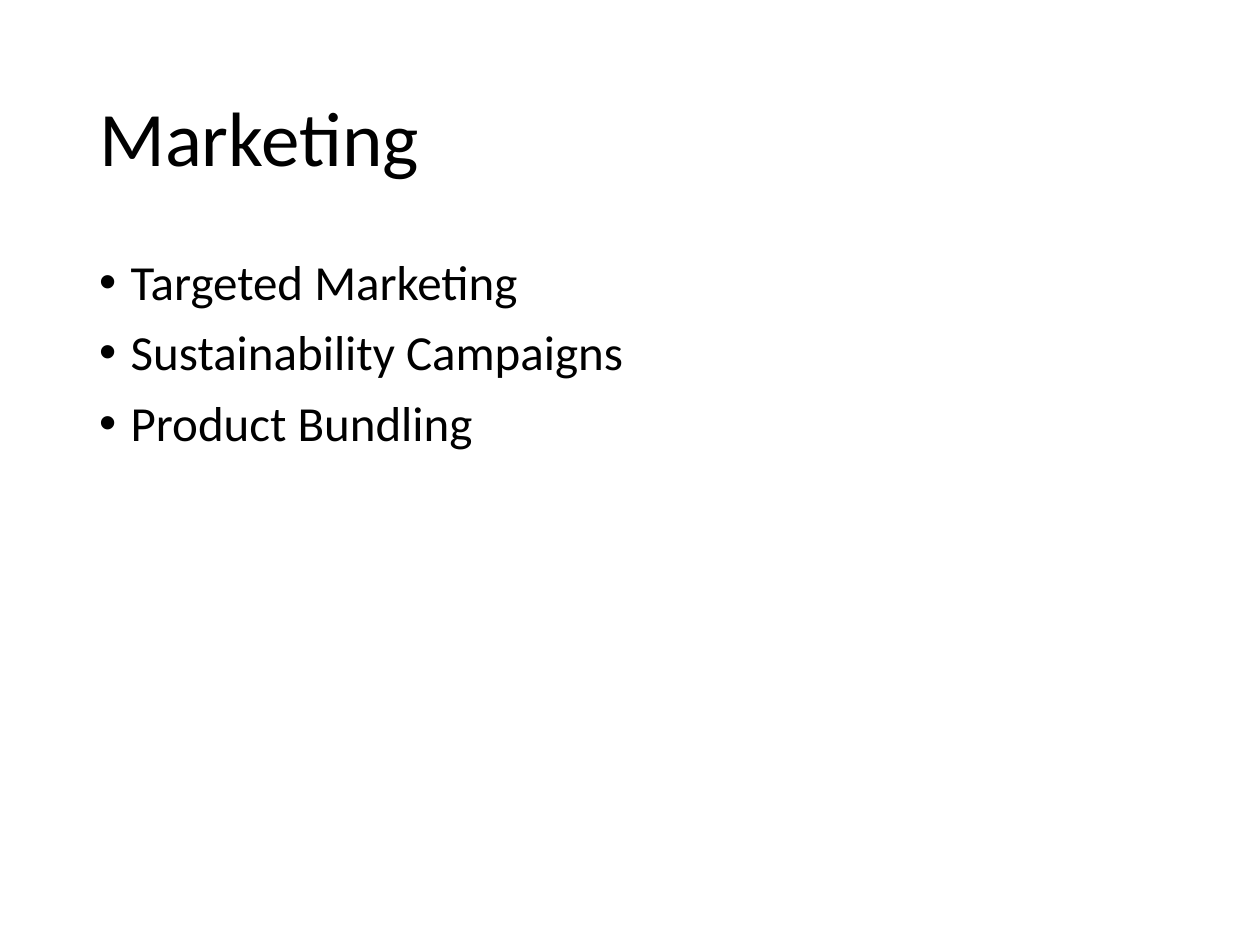
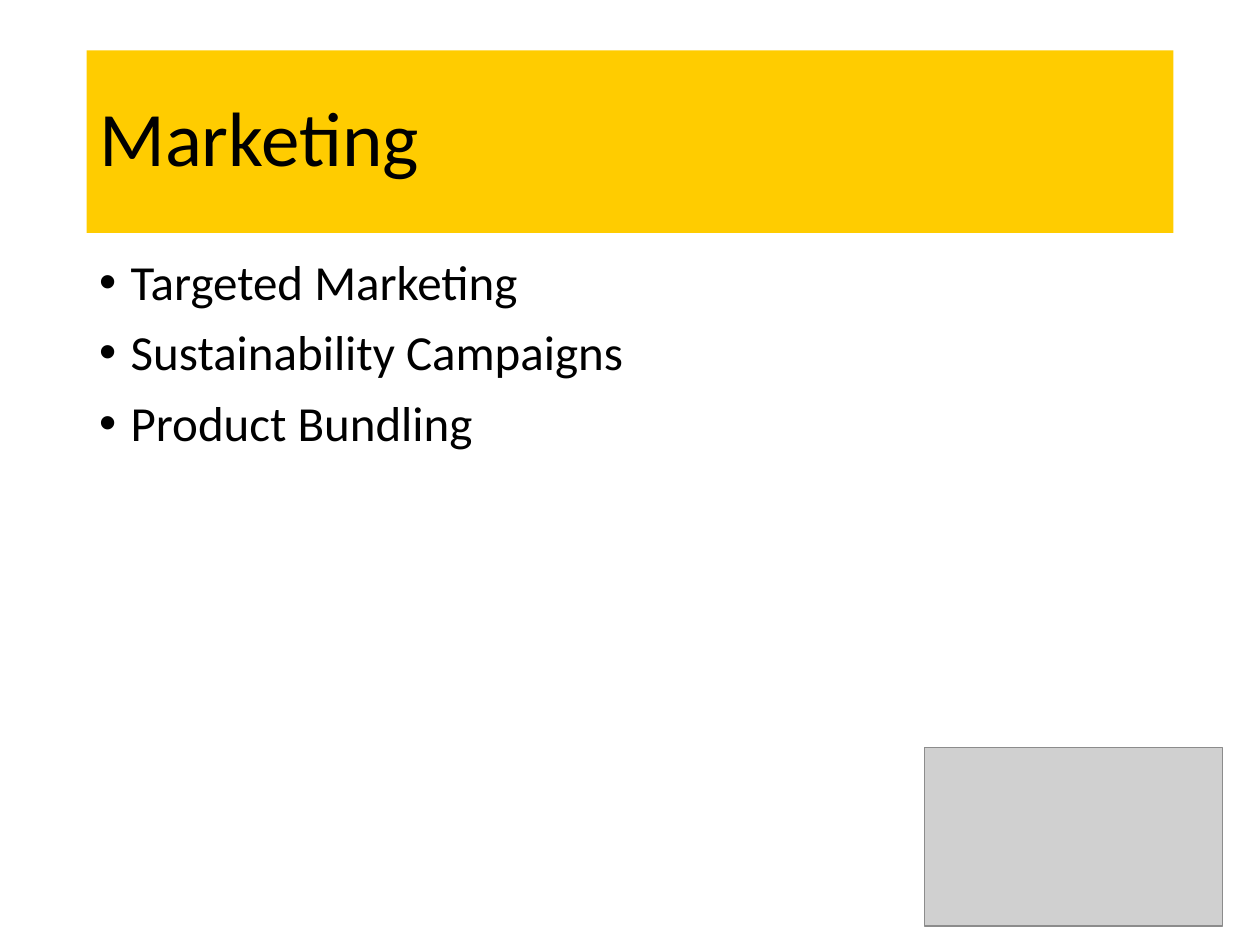
Before and after one commit to Scottielee33/thesis_2024_PC_LTE, a slide deck: slide 15 of final_presentation.pptx (slide 8 before the commit). Drawn at 1260x945 pixels with LibreOffice and Linux fonts; fonts in the diff are those of the drawing; grey boxes stand for pictures. Boxes give left, top, right and bottom in pixels: in the first picture for what was removed or moved away, otherwise in the second. Text is boxed around its words. In the diff, an @@ line names an element or a change of style, - is before the commit and + after.

```diff
--- a/final_presentation.pptx
+++ b/final_presentation.pptx
@@ title "Marketing": place and size @@
-title "Marketing" at [99, 112, 419, 180]
+title "Marketing" at [87, 50, 1173, 233]
@@ title "Marketing" at [87, 50, 1173, 233]: fill none to #FFCC00 @@
@@ picture added at [925, 747, 1222, 926] @@
```
Also in this commit, not shown: 7 other slides changed, 10 slides added, 3 slides removed.
